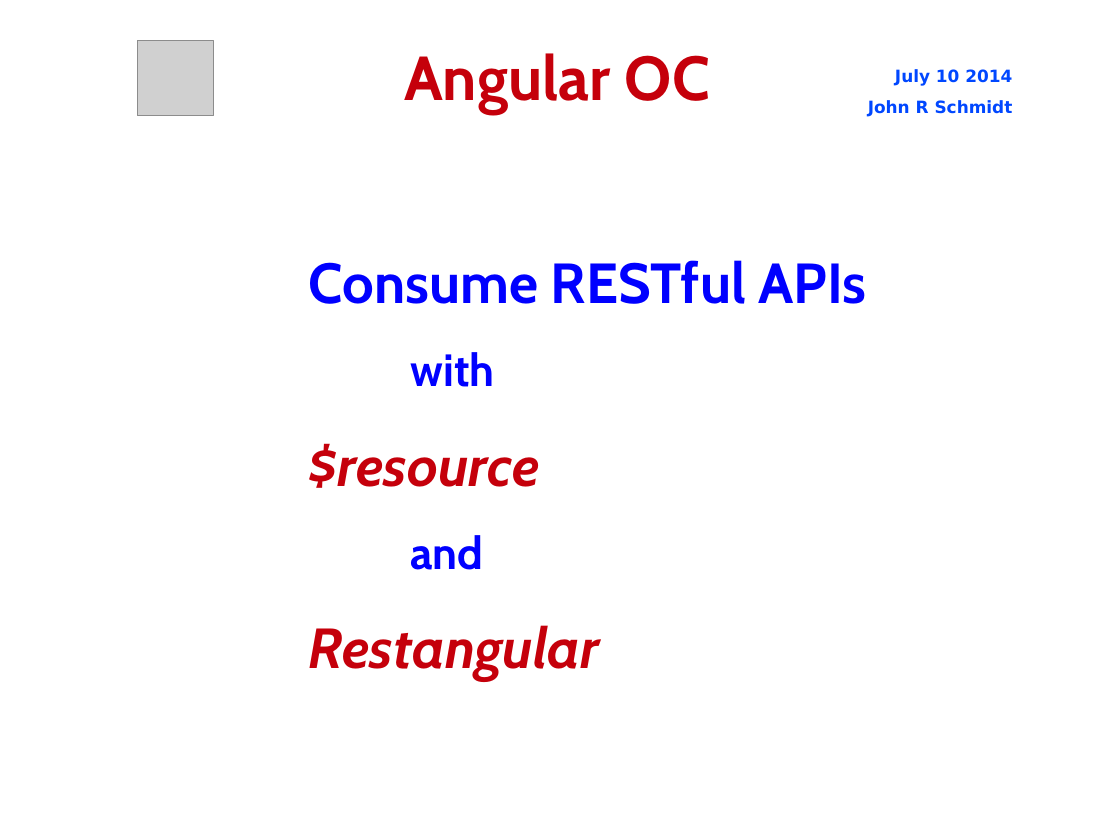
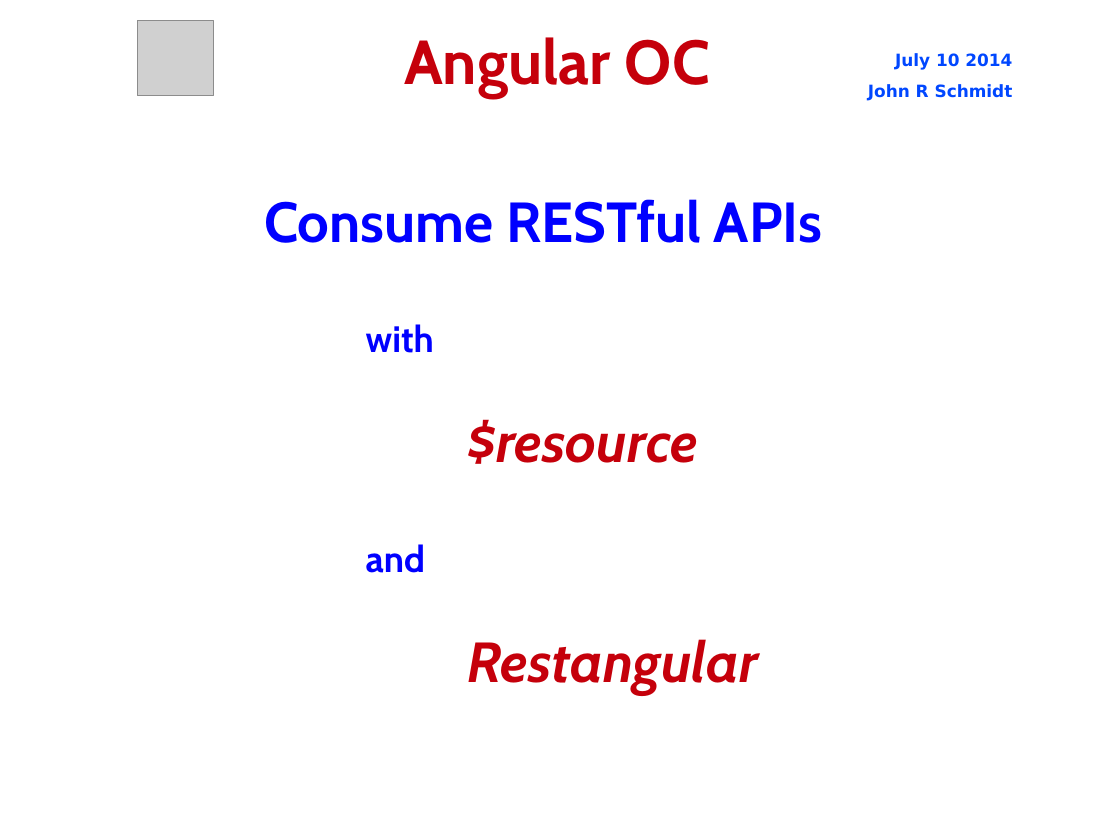
Before and after one commit to jrschmidt/fifa-angular-rest-demo, a slide deck: slide 1 of fifa.odp. Drawn at 1120x840 pixels with LibreOffice and Linux fonts; fonts in the diff are those of the drawing; grey boxes stand for pictures; background and template pictures are left out. Boxes give left, top, right and bottom in pixels: in the first picture for what was removed or moved away, otherwise in the second. Text is boxed around its words. In the diff, an @@ line names an element or a change of style, - is before the commit and + after.

```diff
--- a/fifa.odp
+++ b/fifa.odp
@@ picture moved from (x1=137, y1=41, x2=213, y2=116) to (x1=137, y1=20, x2=213, y2=96) @@
@@ title "Angular OC" moved from (x1=404, y1=53, x2=710, y2=113) to (x1=404, y1=37, x2=710, y2=97) @@
@@ text "July 10 2014" moved from (x1=868, y1=69, x2=1013, y2=117) to (x1=868, y1=53, x2=1013, y2=101) @@
@@ text "Consume RESTful APIs" moved from (x1=309, y1=260, x2=867, y2=681) to (x1=264, y1=199, x2=822, y2=695) @@
@@ text "Consume RESTful APIs" at (x1=264, y1=199, x2=822, y2=695): size 32 to 26 pt in "with", "and"; line spacing 1.5 to 1 @@
```
Also in this commit, not shown: 16 other slides changed, 3 slides added, 12 other files.
